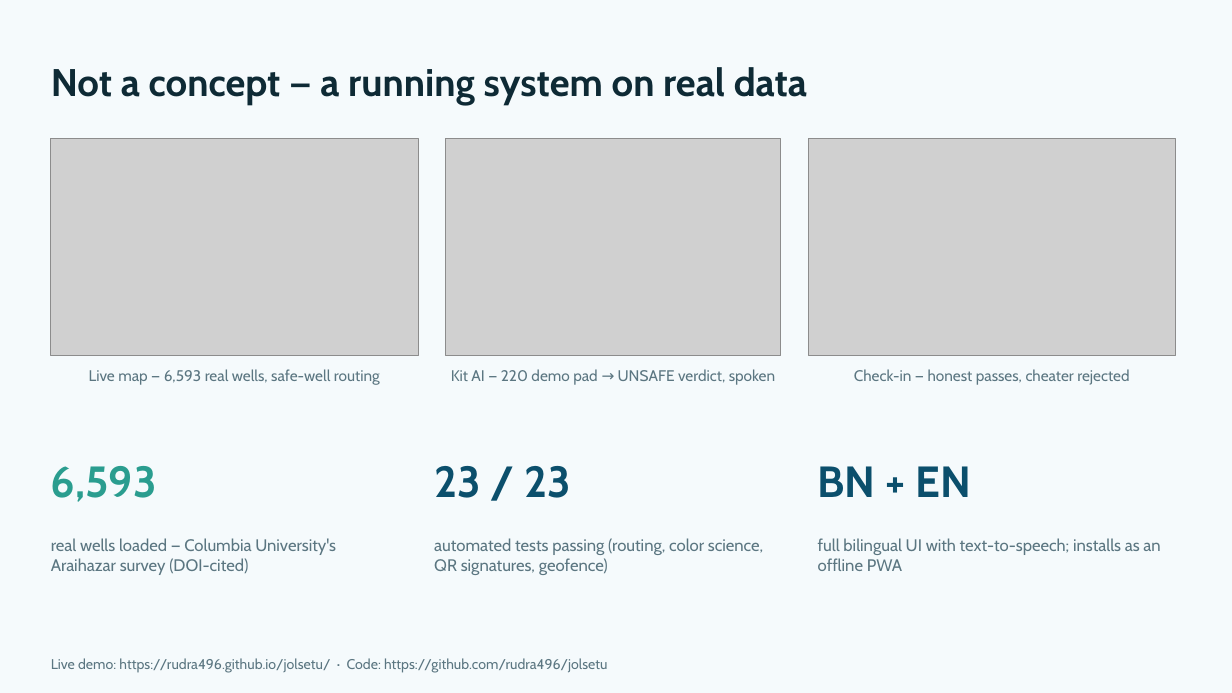
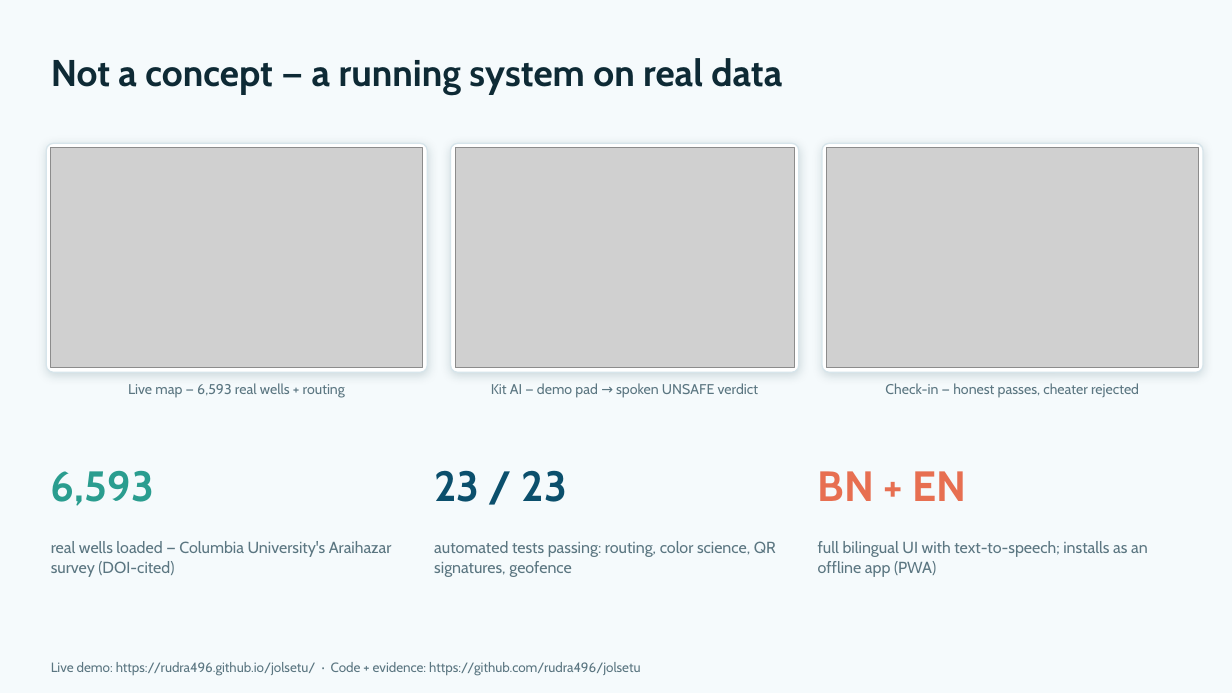
Before and after one commit to rudra496/jolsetu, a slide deck: slide 8 of JolSetu_Xylem2026_Pitch.pptx (slide 6 before the commit). Drawn at 1232x693 pixels with LibreOffice and Linux fonts; fonts in the diff are those of the drawing; grey boxes stand for pictures. Boxes give left, top, right and bottom in pixels: in the first picture for what was removed or moved away, otherwise in the second. Text is boxed around its words. In the diff, an @@ line names an element or a change of style, - is before the commit and + after.

Commit message:
Deck v2: photo/figure/icon-rich 15-slide redesign (judge-passed 15/15) + bilingual process guide

```diff
--- a/JolSetu_Xylem2026_Pitch.pptx
+++ b/JolSetu_Xylem2026_Pitch.pptx
@@ text "Not a concept — a ...": place and size @@
-text "Not a concept — a ..." at <box>51,67,807,105</box>
+text "Not a concept — a ..." at <box>51,58,782,95</box>
@@ text "Not a concept — a ..." at <box>51,58,782,95</box>: size 30 to 29 pt @@
@@ rounded rectangle added at <box>46,143,428,372</box>, fill #FFFFFF, outline #D7E5EB 1 pt @@
@@ picture: place and size @@
-picture at <box>51,139,418,356</box>
+picture at <box>51,148,423,368</box>
@@ rounded rectangle added at <box>451,143,799,372</box>, fill #FFFFFF, outline #D7E5EB 1 pt @@
@@ picture: place and size @@
-picture at <box>445,139,780,356</box>
+picture at <box>456,148,795,368</box>
@@ rounded rectangle added at <box>823,143,1204,372</box>, fill #FFFFFF, outline #D7E5EB 1 pt @@
@@ picture: place and size @@
-picture at <box>809,139,1176,356</box>
+picture at <box>827,148,1200,368</box>
@@ text at <box>128,383,345,398</box>: text changed; size 12 to 11 pt @@
-Live map — 6,593 real wells, safe-well routing
+Live map — 6,593 real wells + routing
@@ text at <box>491,383,758,398</box>: text changed; size 12 to 11 pt @@
-Kit AI — 220 demo pad → UNSAFE verdict, spoken
+Kit AI — demo pad → spoken UNSAFE verdict
@@ text "Check-in — honest passes, cheater ...": place and size @@
-text "Check-in — honest passes, cheater ..." at <box>854,369,1129,385</box>
+text "Check-in — honest passes, cheater ..." at <box>885,383,1139,397</box>
@@ text "Check-in — honest passes, cheater ..." at <box>885,383,1139,397</box>: size 12 to 11 pt @@
@@ text "6,593" at <box>51,470,154,506</box>: size 34 to 33 pt @@
@@ text "23 / 23" at <box>434,470,567,502</box>: size 34 to 33 pt @@
@@ text "BN + EN" at <box>818,471,967,501</box>: size 34 to 33 pt, text colour #0B4F6C to #E76F51 @@
@@ text "real wells loaded — Columbia ..." at <box>51,541,392,577</box>: size 13 to 12.5 pt @@
@@ text at <box>434,541,776,577</box>: text changed; size 13 to 12.5 pt @@
-automated tests passing (routing, color science, QR signatures, geofence)
+automated tests passing: routing, color science, QR signatures, geofence
@@ text at <box>818,541,1148,577</box>: text changed; size 13 to 12.5 pt @@
-full bilingual UI with text-to-speech; installs as an offline PWA
+full bilingual UI with text-to-speech; installs as an offline app (PWA)
@@ text at <box>51,662,640,676</box>: text changed; size 11 to 10.5 pt @@
-Live demo: https://rudra496.github.io/jolsetu/ · Code: https://github.com/rudra496/jolsetu
+Live demo: https://rudra496.github.io/jolsetu/ · Code + evidence: https://github.com/rudra496/jolsetu
```
Also in this commit, not shown: 11 other slides changed, 3 slides added, 1 slide removed, 1 other file.
